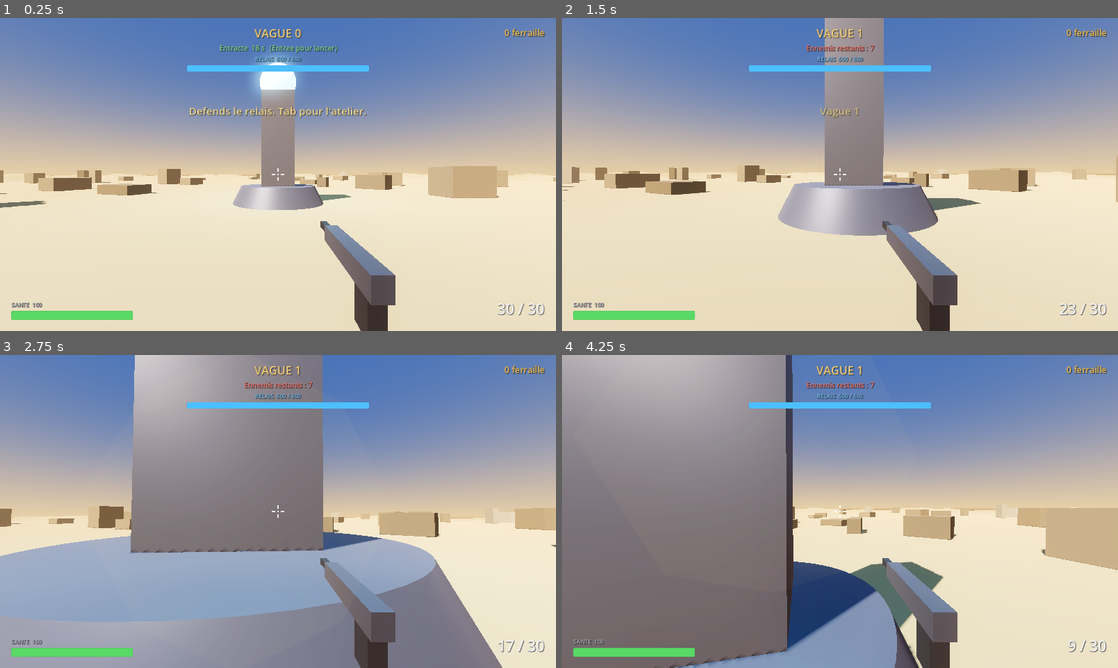
Above: before the commit, frames 1-4 (two rows, left to right).
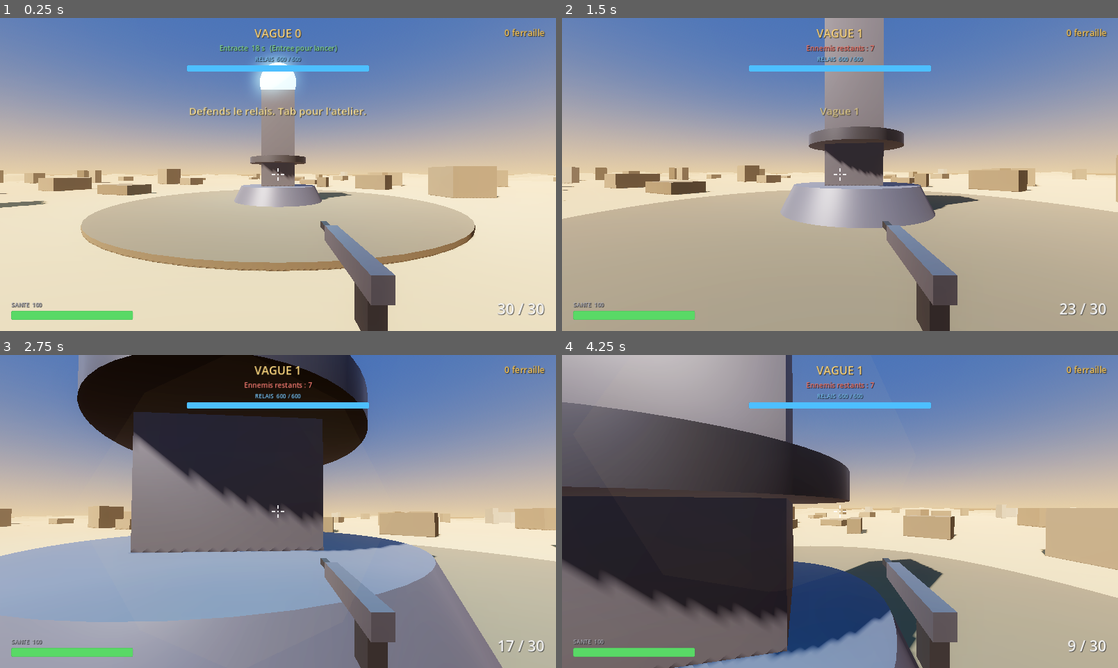
Above: after the commit, the same moments.

Repository: 100zb/tour-de-garde
Game: Godot game, scene res://scenes/main.tscn
Two runs of this game, one before a commit and one after it. Both use one fixed random seed, a clock stepped at 60 frames per second and the inputs below.
Inputs (mouse positions are in pixels of both pictures, inside the frame that each line leads up to):
- Up to frame 1 (0.25 s): no input
- Up to frame 2 (1.5 s): tap Enter (restart) at 0.5 s; move the mouse to (867, 174) at 0.52 s; press the mouse at (867, 174) at 0.53 s; hold W (move_forward) from 0.53 s (still down); tap Space (jump) at 0.77 s; move the mouse to (812, 174) at 1.27 s; release the mouse at (812, 174) at 1.28 s; tap Shift (sprint) at 1.35 s
- Up to frame 3 (2.75 s): keep holding W (move_forward); tap Space (jump) at 1.52 s; move the mouse to (289, 505) at 2.02 s; press the mouse at (289, 505) at 2.03 s
- Up to frame 4 (4.25 s): keep holding W (move_forward); move the mouse to (834, 517) at 2.77 s; release the mouse at (834, 517) at 2.78 s; tap Shift (sprint) at 2.85 s; click (834, 517) at 2.92 s; tap Space (jump) at 3.02, 3.77 s; move the mouse to (878, 514) at 3.52 s; press the mouse at (878, 514) at 3.53 s

The runs differ from the first frame. In frame 1, 14% of the frame differs, in the area x 14-86%, y 43-81%; in frame 2, 38%; in frame 3, 25%; in frame 4, 38%, in the area x 0-100%, y 15-100%.

Commit message:
Ajoute des elements visuels autour du relais (Phase 5)
Ajoute _decorate_relay_surroundings() dans main.gd : une dalle de
fondation au sol, un anneau de renfort sur le fut du relais, et un
disque decoratif sous chaque emplacement de tourelle (visible avant
meme l'achat).

Purement visuel : ces elements sont ajoutes comme enfants directs de
Main (pas de NavigationRegion3D/Relay), sans aucune collision, pour
ne pas interferer avec le maillage de navigation deja calcule ni avec
la logique de jeu (relay.gd, turret.gd inchanges).

Verifie : import + execution headless sans erreur de script ni de
parse ; test scripte confirmant que RelayDecor existe bien comme
enfant direct de Main, que chaque socle de tourelle recoit exactement
un disque decoratif, et qu'aucune collision n'a ete introduite.

Co-Authored-By: Claude Sonnet 5 <noreply@anthropic.com>
Claude-Session: https://claude.ai/code/session_01JfH1K84Rym112DTN6enNAS

Diff:
--- a/scripts/main.gd
+++ b/scripts/main.gd
@@ -25,6 +25,7 @@
 	_scatter_rocks()
 	_scatter_ruins()
 	_bake_navigation()
+	_decorate_relay_surroundings()
 	Game.announce("Defends le relais. Tab pour l'atelier.")
 
 func _unhandled_input(_event: InputEvent) -> void:
@@ -236,3 +237,60 @@
 	nav_mesh.cell_height = 0.25
 	$NavigationRegion3D.navigation_mesh = nav_mesh
 	$NavigationRegion3D.bake_navigation_mesh()
+
+## Ajoute des elements visuels simples autour du relais : une dalle au sol,
+## un anneau de renfort sur le fut, et un socle visible sous chaque
+## emplacement de tourelle (visible meme avant achat). Purement decoratif,
+## sans collision, en dehors du NavigationRegion3D.
+func _decorate_relay_surroundings() -> void:
+	var decor := Node3D.new()
+	decor.name = "RelayDecor"
+	add_child(decor)
+
+	var foundation_mesh := CylinderMesh.new()
+	foundation_mesh.top_radius = 10.0
+	foundation_mesh.bottom_radius = 10.0
+	foundation_mesh.height = 0.25
+
+	var foundation_material := StandardMaterial3D.new()
+	foundation_material.albedo_color = Color(0.4, 0.35, 0.27)
+	foundation_material.roughness = 0.9
+
+	var foundation := MeshInstance3D.new()
+	foundation.mesh = foundation_mesh
+	foundation.material_override = foundation_material
+	foundation.position = Vector3(0.0, 0.05, 0.0)
+	decor.add_child(foundation)
+
+	var collar_mesh := CylinderMesh.new()
+	collar_mesh.top_radius = 2.0
+	collar_mesh.bottom_radius = 2.0
+	collar_mesh.height = 0.4
+
+	var collar_material := StandardMaterial3D.new()
+	collar_material.albedo_color = Color(0.3, 0.32, 0.37)
+	collar_material.metallic = 0.6
+	collar_material.roughness = 0.4
+
+	var collar := MeshInstance3D.new()
+	collar.mesh = collar_mesh
+	collar.material_override = collar_material
+	collar.position = Vector3(0.0, 3.0, 0.0)
+	decor.add_child(collar)
+
+	var pad_mesh := CylinderMesh.new()
+	pad_mesh.top_radius = 1.3
+	pad_mesh.bottom_radius = 1.3
+	pad_mesh.height = 0.15
+
+	var pad_material := StandardMaterial3D.new()
+	pad_material.albedo_color = Color(0.34, 0.35, 0.39)
+	pad_material.metallic = 0.4
+	pad_material.roughness = 0.6
+
+	for pad in turret_pads.get_children():
+		var pad_disc := MeshInstance3D.new()
+		pad_disc.mesh = pad_mesh
+		pad_disc.material_override = pad_material
+		pad_disc.position = Vector3(0.0, 0.08, 0.0)
+		pad.add_child(pad_disc)
